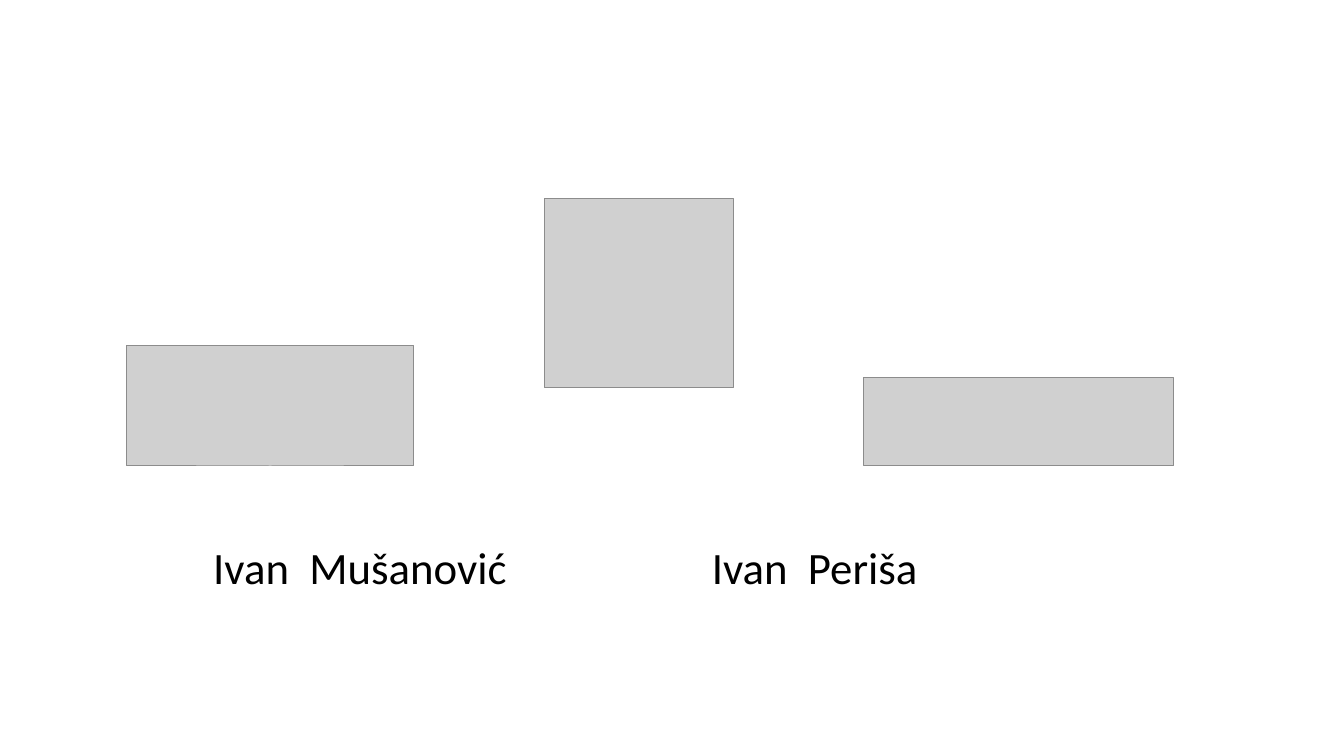
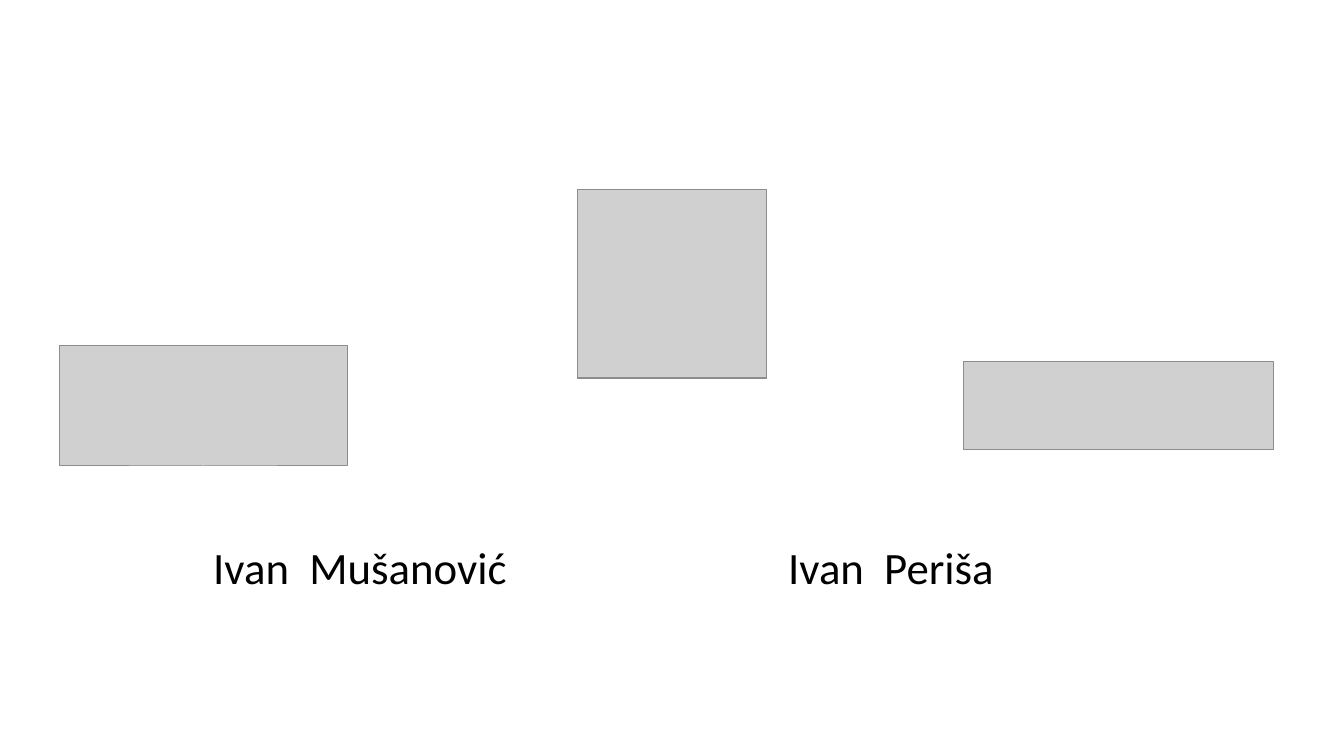
Before and after one commit to karlodzafic/backproject_ecommerce, a slide deck: slide 3 of Prezentacija.pptx (slide 2 before the commit). Drawn at 1344x756 pixels with LibreOffice and Linux fonts; fonts in the diff are those of the drawing; grey boxes stand for pictures; background and template pictures are left out. Boxes give left, top, right and bottom in pixels: in the first picture for what was removed or moved away, otherwise in the second. Text is boxed around its words. In the diff, an @@ line names an element or a change of style, - is before the commit and + after.

```diff
--- a/Prezentacija.pptx
+++ b/Prezentacija.pptx
@@ picture: place and size @@
-picture at <box>544,199,734,388</box>
+picture at <box>578,190,767,379</box>
@@ picture: place and size @@
-picture at <box>126,346,413,467</box>
+picture at <box>59,346,347,467</box>
@@ picture: place and size @@
-picture at <box>864,378,1175,466</box>
+picture at <box>964,362,1274,450</box>
@@ text "Ivan Periša": place and size @@
-text "Ivan Periša" at <box>712,553,917,585</box>
+text "Ivan Periša" at <box>788,553,993,585</box>
```
Also in this commit, not shown: 1 other slide changed, 3 slides added, 1 slide removed.
